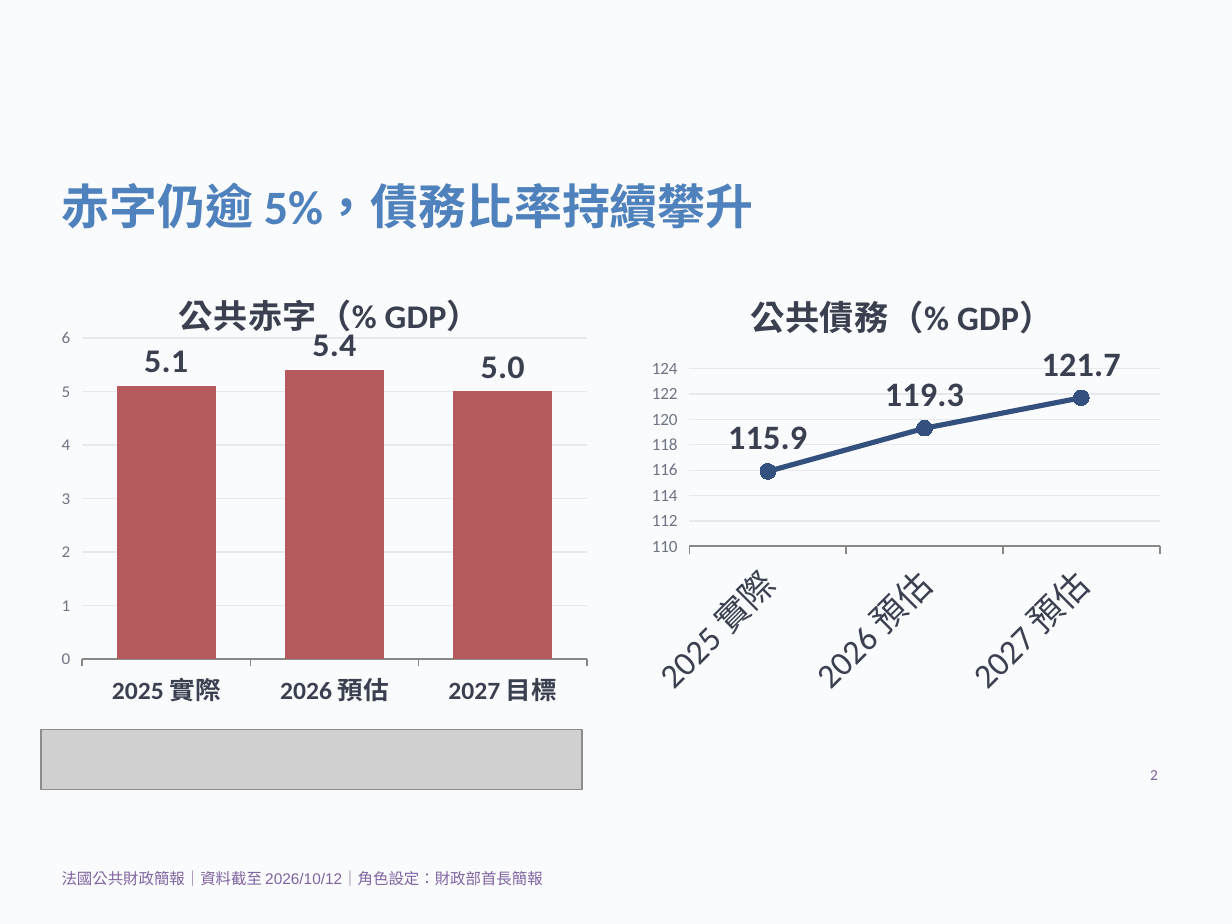
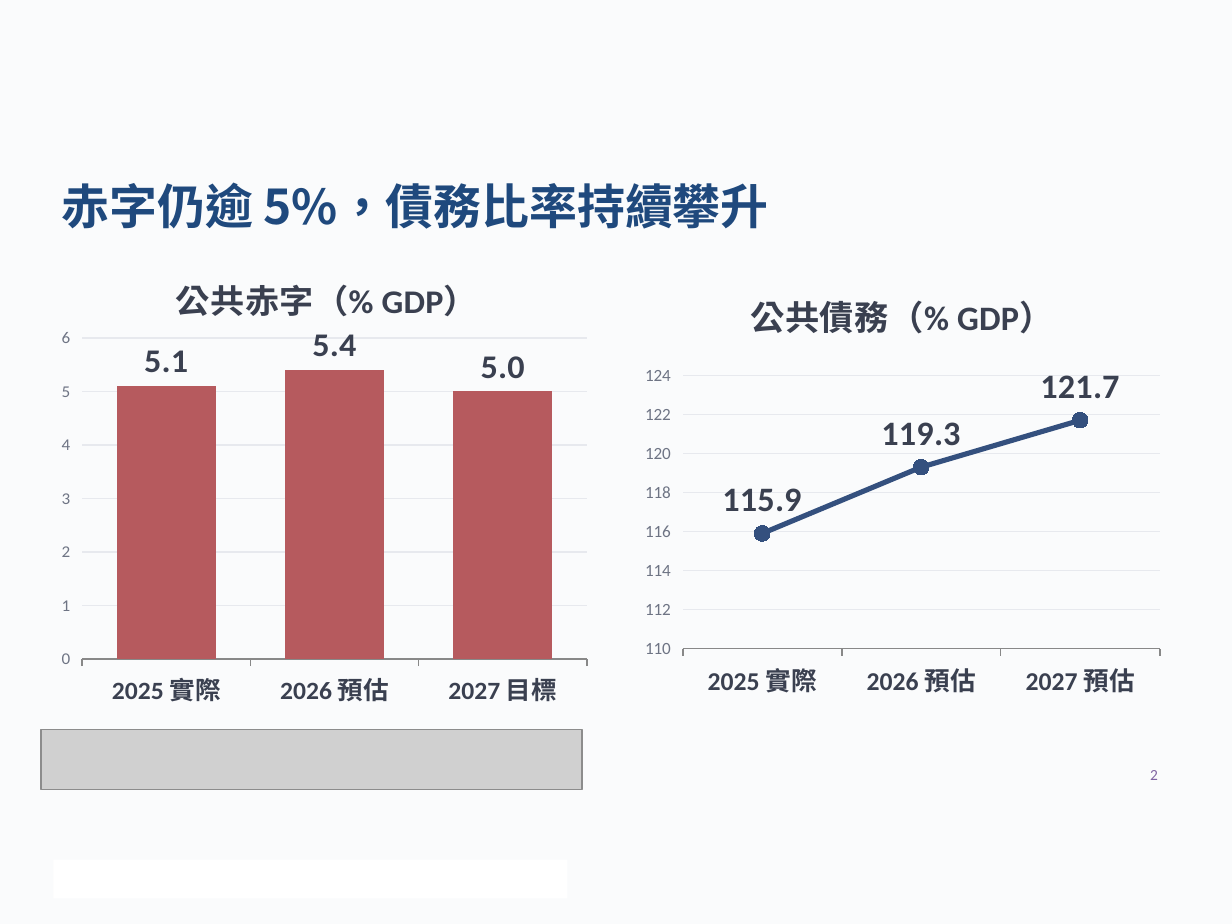
Before and after one commit to mark838308/Mark-Wang, a slide deck: slide 2 of 交易策略_20261102.pptx. Drawn at 1232x924 pixels with LibreOffice and Linux fonts; fonts in the diff are those of the drawing; grey boxes stand for pictures. Boxes give left, top, right and bottom in pixels: in the first picture for what was removed or moved away, otherwise in the second. Text is boxed around its words. In the diff, an @@ line names an element or a change of style, - is before the commit and + after.

```diff
--- a/交易策略_20261102.pptx
+++ b/交易策略_20261102.pptx
@@ title "赤字仍逾 5%，債務比率持續攀升" at <box>62,182,769,229</box>: font Calibri to Noto Sans CJK SC, text colour #4F81BD to #1F497D @@
@@ line chart at <box>634,270,1170,707</box> @@
@@ category axis changed @@
@@ rectangle added at <box>53,860,567,898</box>, fill #FFFFFF @@
@@ text removed at <box>62,870,542,886</box> @@
-法國公共財政簡報｜資料截至 2026/10/12｜角色設定：財政部首長簡報
```
Also in this commit, not shown: 2 other slides changed, 1 slide added, 1 slide removed.
